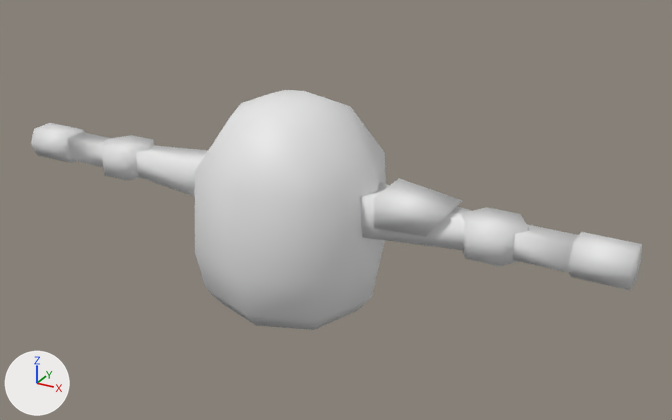
The Blender file 3D/mechs/upper/mech_upper_002.blend as it was, and as the next commit left it.
One viewpoint serves both versions: a 50 mm lens placed at (4.13, -6.69, 4.31), pointed at (0.36, 0.16, 0.89). Every picture has the same lights, and +X, +Y and +Z are marked at lower left.

The first picture shows 'mech_lower_002_shoulder', 'mech_upper_002', 'mech_upper_002_body'.
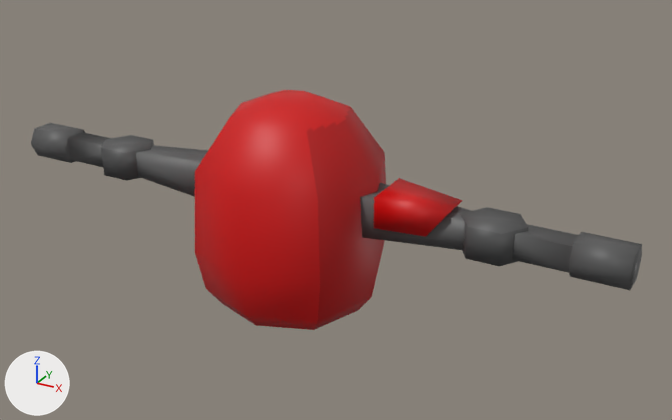
Where the change shows, as pixel boxes [x1, y1, x2, y2] in the pictures (672 x 420 px):
'mech_upper_002_body', recoloured (grey to red): [195, 90, 386, 330] in both
'mech_upper_002', recoloured (white to grey): [31, 123, 642, 290] in both
'mech_lower_002_shoulder', recoloured (white to red): [374, 178, 463, 237] in both

The change, as a diff of the scene's bpy script:
```diff
--- a/3D/mechs/upper/mech_upper_002.blend.py
+++ b/3D/mechs/upper/mech_upper_002.blend.py
@@ img_mech_upper_002 @@
+img_mech_upper_002 = load_image('mech_upper_002', 'mech_upper_002.png', 256, 256, 'sRGB')
@@ mat_mech_upper_002 @@
+mat_mech_upper_002 = principled_material('mech_upper_002')
+mat_mech_upper_002.texture = img_mech_upper_002
@@ me_cube_003 @@
 me_cube_003.from_pydata(...)  # 48 vertices, 42 faces; spans x -0.9..0.9, y -0.9..0.9, z 0.0..1.94
+me_cube_003.materials.append(mat_mech_upper_002)  # picture img_mech_upper_002
@@ me_cube_006 @@
 me_cube_006.from_pydata(...)  # 8 vertices, 6 faces; spans x 0.244..0.869, y -0.245..0.245, z -0.046..0.238
+me_cube_006.materials.append(mat_mech_upper_002)  # picture img_mech_upper_002
@@ me_cube_005 @@
 me_cube_005.from_pydata(...)  # 120 vertices, 86 faces; spans x -3.07..3.07, y -0.44..0.44, z 0.01..1.58
+me_cube_005.materials.append(mat_mech_upper_002)  # picture img_mech_upper_002
```
